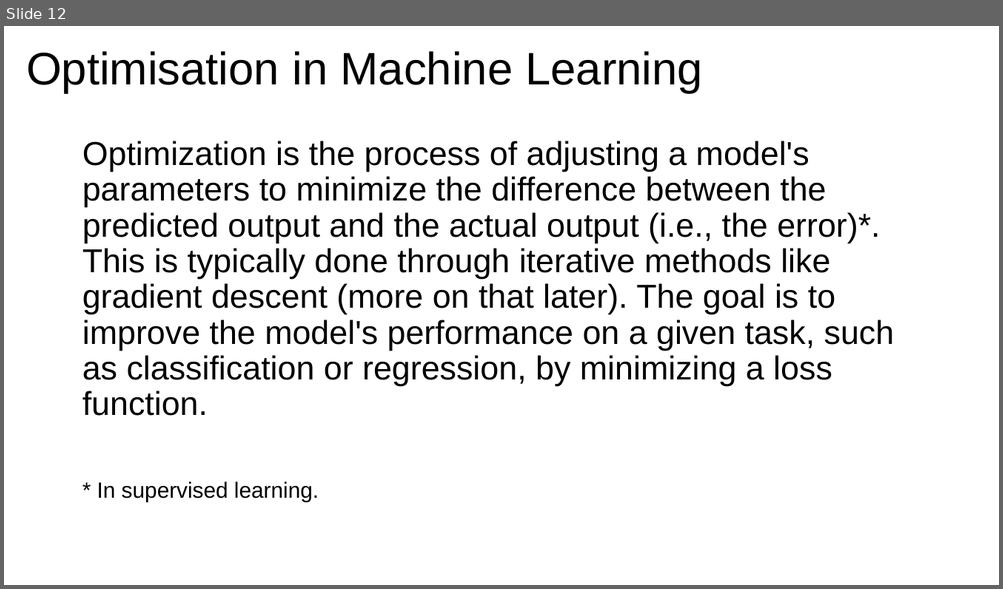
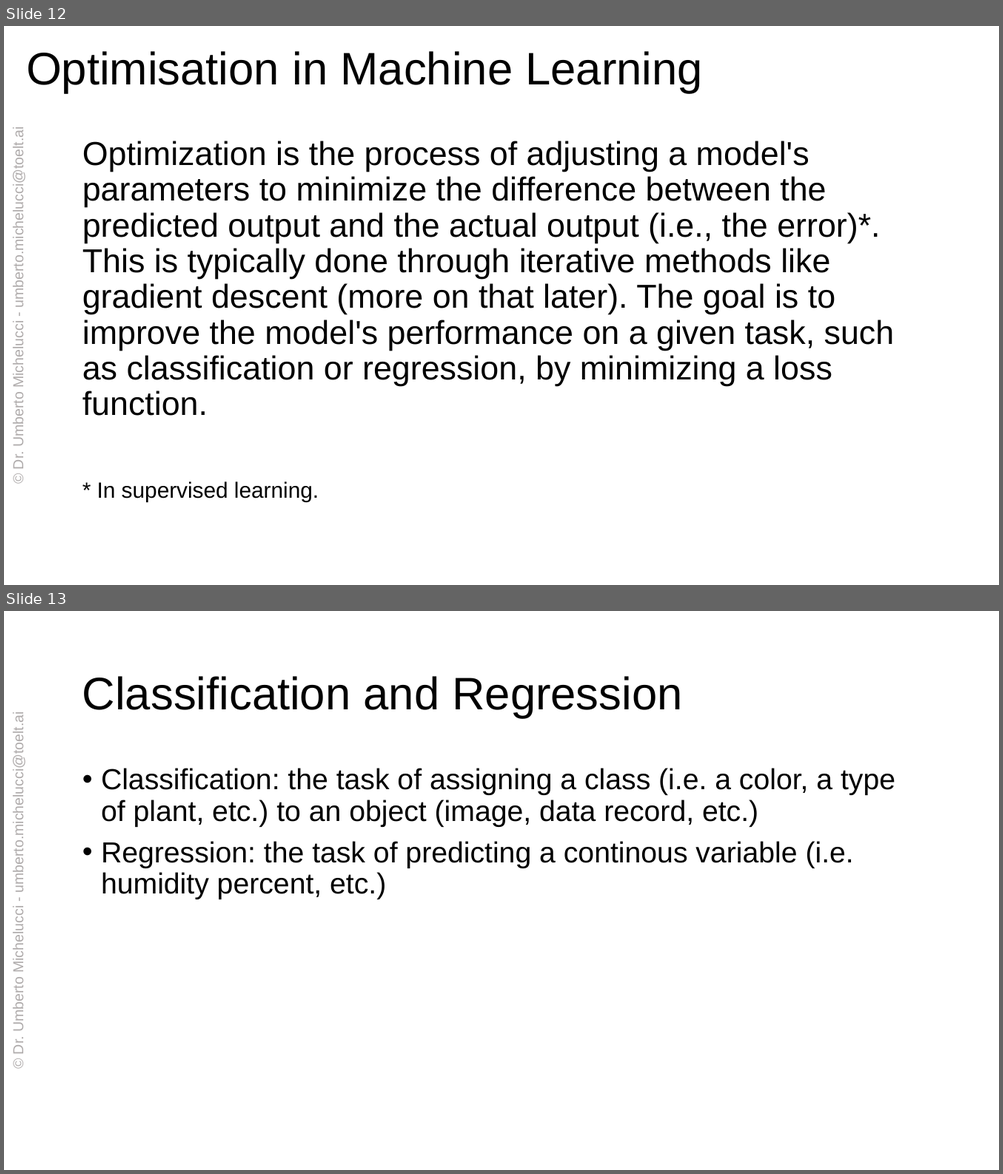
Before and after one commit to toelt-llc/Summer-lectures-unipa-toelt, a slide deck: Presentations/01 - Introduction to Learning.pptx. Shown one above the other, each under a label of ours: slide 12 before the commit, slides 12 and 13 after it. The pictures are 1003x589 and 1003x1174 pixels, drawn with LibreOffice and Linux fonts; fonts in the diff are those of the drawing. Boxes give left, top, right and bottom in pixels: in the first picture for what was removed or moved away, otherwise in the second. Text is boxed around its words. In the diff, an @@ line names an element or a change of style, - is before the commit and + after.

```diff
--- a/Presentations/01 - Introduction to Learning.pptx
+++ b/Presentations/01 - Introduction to Learning.pptx
@@ slide 13 added at <box>4,611,999,1170</box>, background #FFFFFF @@
@@ title added at <box>82,676,682,718</box>, 33 pt, text #000000 @@
+Classification and Regression
@@ text added at <box>10,729,26,1054</box>, 10.5 pt, text #AFABAB @@
+© Dr. Umberto Michelucci - umberto.michelucci@toelt.ai
@@ text added at <box>101,768,895,900</box>, 21 pt, text #000000 @@
+• Classification: the task of assigning a class (i.e. a color, a type of plant, etc.) to an object (image, data record, etc.)
+• Regression: the task of predicting a continous variable (i.e. humidity percent, etc.)
@@ slide 12 changed as well @@
@@ text added at <box>10,144,26,469</box>, 10.5 pt, text #AFABAB @@
+© Dr. Umberto Michelucci - umberto.michelucci@toelt.ai
```
Also in this commit, not shown: 11 other slides changed, 1 other file.
